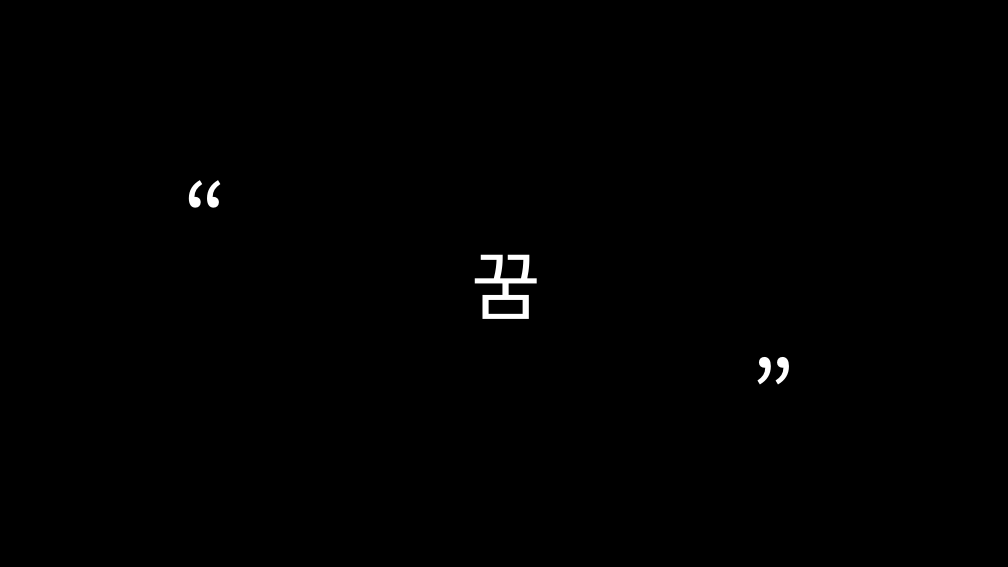
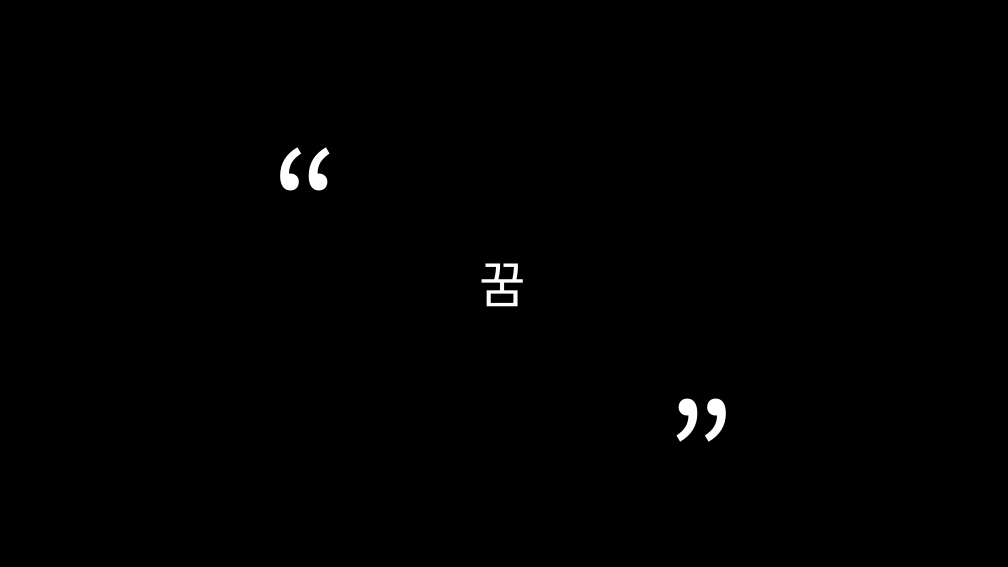
Before and after one commit to SunrinParty2018/Document, a slide deck: slide 2 of 3학년1반3조ppt.pptx. Drawn at 1008x567 pixels with LibreOffice and Linux fonts; fonts in the diff are those of the drawing. Boxes give left, top, right and bottom in pixels: in the first picture for what was removed or moved away, otherwise in the second. Text is boxed around its words. In the diff, an @@ line names an element or a change of style, - is before the commit and + after.

```diff
--- a/3학년1반3조ppt.pptx
+++ b/3학년1반3조ppt.pptx
@@ text added at box(265, 112, 331, 295), 138 pt, text #FFFFFF @@
+“
@@ text "꿈": place and size @@
-text "꿈" at box(472, 254, 542, 319)
+text "꿈" at box(480, 263, 526, 307)
@@ text "꿈" at box(480, 263, 526, 307): size 72 to 48 pt @@
@@ text "“": place and size @@
-text "“" at box(176, 157, 299, 259)
+text "“" at box(677, 296, 743, 479)
@@ text "“" at box(677, 296, 743, 479): size 88 to 138 pt; rotation 0 to 180 degrees @@
@@ text removed at box(745, 333, 854, 453) @@
-”
```
Also in this commit, not shown: 6 other slides changed, 4 slides added, 1 slide removed.
